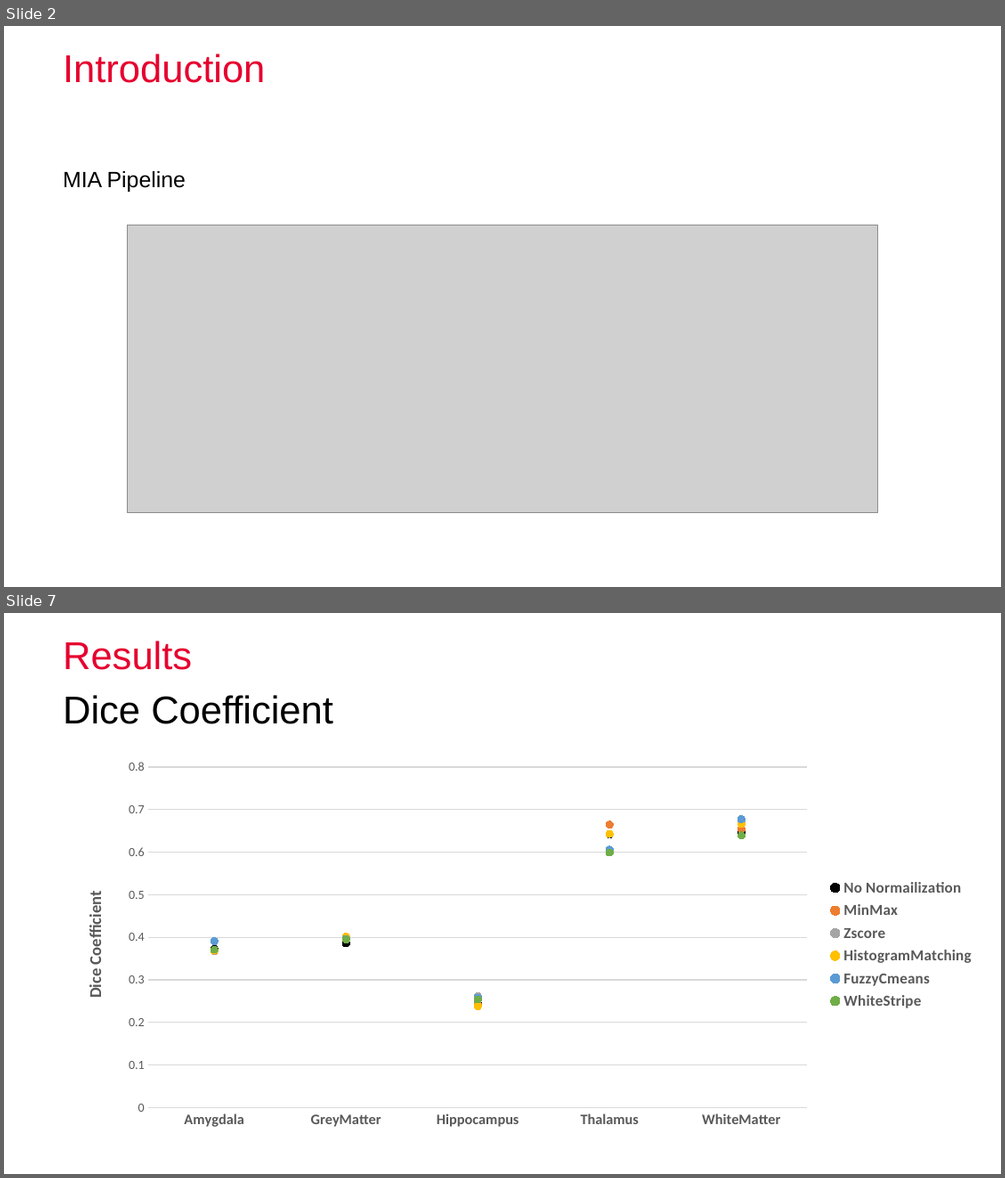
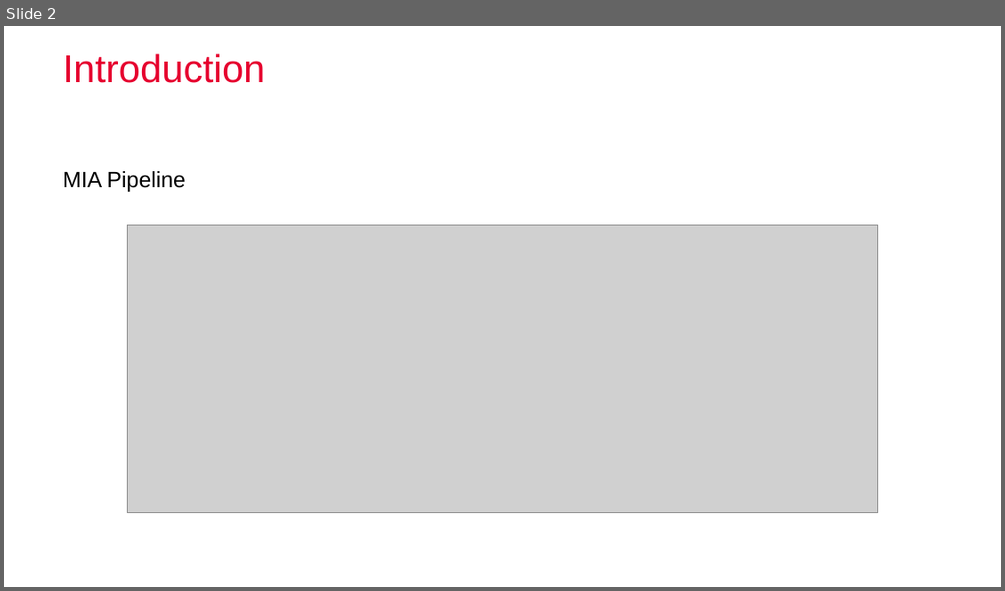
Before and after one commit to nibill/MIALab-1, a slide deck: Presentation/Final/FinalPresentation_Group3_BucheggerDuranWeber.pptx. Shown one above the other, each under a label of ours: slides 2 and 7 before the commit, slide 2 after it; the slides between them are not shown. The pictures are 1005x1178 and 1005x591 pixels, drawn with LibreOffice and Linux fonts; fonts in the diff are those of the drawing; grey boxes stand for pictures; background and template pictures are left out. Boxes give left, top, right and bottom in pixels: in the first picture for what was removed or moved away, otherwise in the second. Text is boxed around its words. In the diff, an @@ line names an element or a change of style, - is before the commit and + after.

```diff
--- a/Presentation/Final/FinalPresentation_Group3_BucheggerDuranWeber.pptx
+++ b/Presentation/Final/FinalPresentation_Group3_BucheggerDuranWeber.pptx
@@ slide 7 removed at [4,613,1001,1174], background #FFFFFF @@
@@ title removed at [63,641,192,670] @@
-Results
@@ text removed at [63,695,333,724] @@
-Dice Coefficient
@@ line chart removed at [63,753,985,1137] @@
-categories: Amygdala, GreyMatter, Hippocampus, Thalamus, WhiteMatter
-No Normailization: 0.37, 0.39, 0.24, 0.64, 0.65
-MinMax: 0.37, 0.39, 0.24, 0.66, 0.65
-Zscore: 0.37, 0.4, 0.26, 0.64, 0.67
-HistogramMatching: 0.37, 0.4, 0.24, 0.64, 0.67
-FuzzyCmeans: 0.39, 0.4, 0.26, 0.61, 0.68
-WhiteStripe: 0.37, 0.39, 0.25, 0.6, 0.64
```
Also in this commit, not shown: 7 slides changed, 12 slides added, 7 other slides removed, 1 other file.
